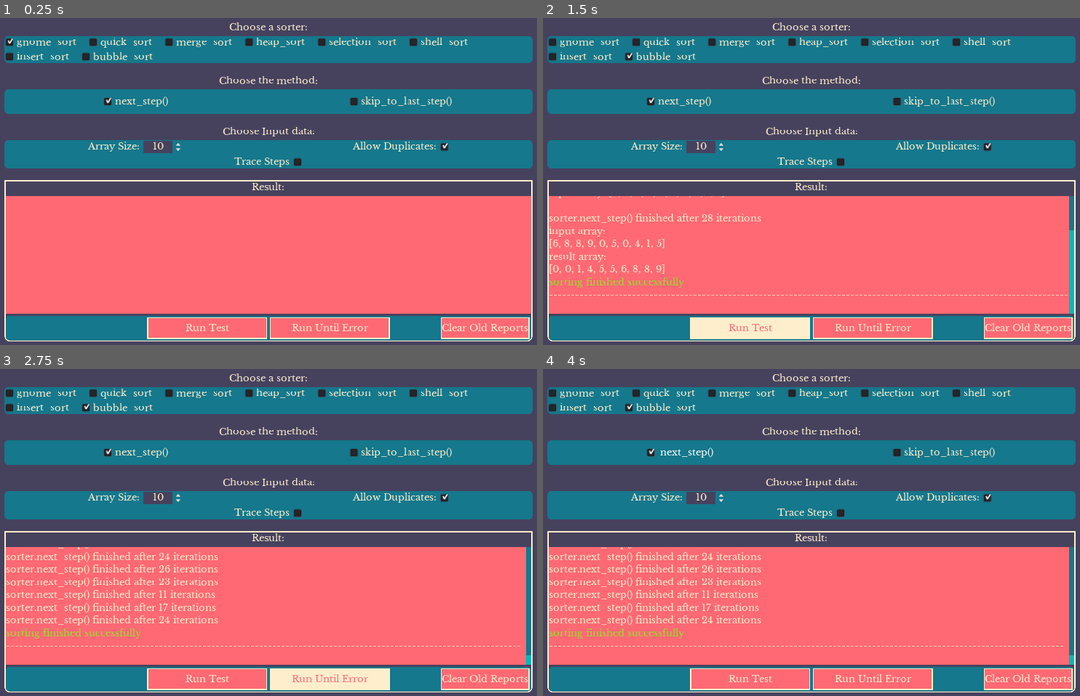
Above: before the commit, frames 1-4 (two rows, left to right).
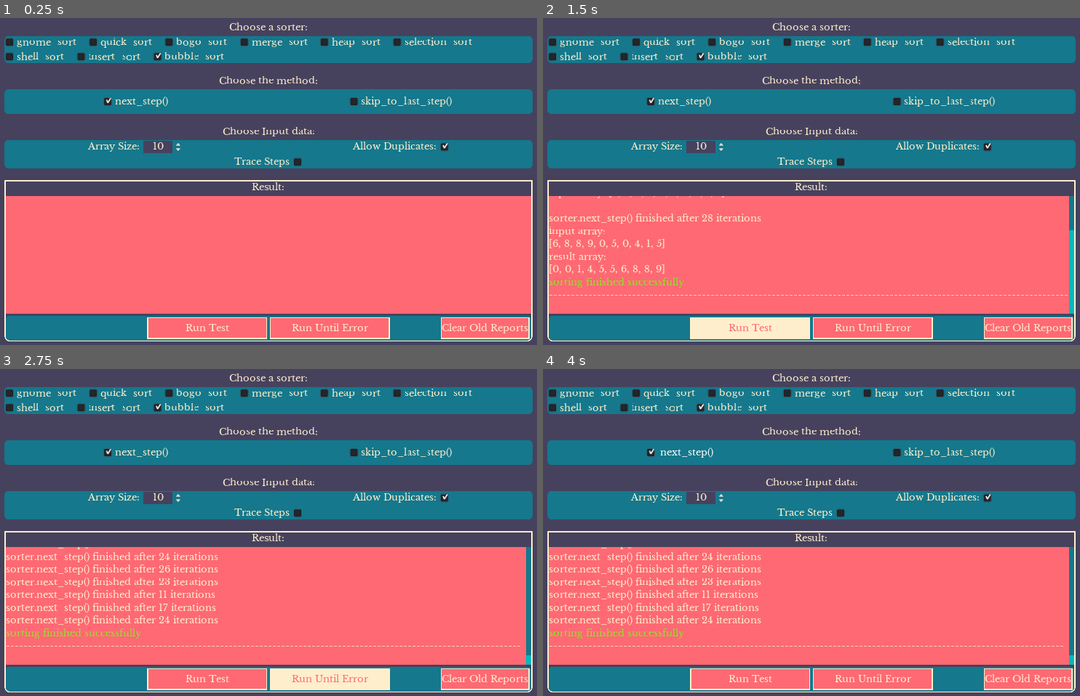
Above: after the commit, the same moments.

Repository: DissonantVoid/Godot-Sort-Visualizer
Game: Godot game, scene res://scenes/tests/algorithm_checker.tscn
The game is run twice, just before and just after one commit, with the same random seed, the same clock (stepped at 60 frames per second) and the same inputs. This scene is started directly instead of the project's main scene.
Inputs:
- Up to frame 1 (0.25 s): no input
- Up to frame 2 (1.5 s): click "bubble_sort" at 0.5 s; click "Run Test" at 1.25 s
- Up to frame 3 (2.75 s): click "Run Until Error" at 2 s
- Up to frame 4 (4 s): click "next_step()" at 2.75 s; click "next_step()" at 3.5 s

The runs differ from the first frame. In frame 1, 1.0% of the frame differs, in the area x 1-88%, y 6-14%; in frame 2, 1.0%; in frame 3, 1.0%; in frame 4, 1.0%.

Commit message:
added bogo sort
ah yes, a smooth relaxing experience after all the pain I've been through lol

Diff:
--- a/scenes/autoloads/utility.gd
+++ b/scenes/autoloads/utility.gd
@@ -50,7 +50,7 @@
 
 	# NOTE: only checks 1 depth (array of arrays), doesn't work on array of arrays of arrays and so on
 	var index_1d : int = 0
-	for i in range(0, subarr_idx):
+	for i in subarr_idx:
 		assert(arr[i] is Array, "array must contains arrays")
 		index_1d += arr[i].size()
 
--- /dev/null
+++ b/scenes/objects/sorters/sorter_bogo_sort.gd
@@ -0,0 +1,54 @@
+extends "res://scenes/objects/sorters/sorter.gd"
+
+# https://en.wikipedia.org/wiki/Bogosort
+# this is more of a joke if anything, we simply shuffle indexes randomly
+# and wish for a miracle. keep in mind that there is a non zero
+# possibility that a bogo sort will sort your array faster than any other
+# algorithm in existence
+#
+# time complexity: O(N * N!)
+
+
+# override
+func setup(data_size : int, priority_callback : FuncRef):
+	.setup(data_size, priority_callback)
+
+# NOTE: using any of the functions below in a large array (by large I mean bigger than 5 or so)
+#          will take so long to sort that the game window will stop responding
+
+# override
+func next_step() -> Dictionary:
+	# check if array is sorted
+	var is_sorted : bool = true
+	for i in range(1, _data_size):
+		if _priority_callback.call_func(i-1, i):
+			is_sorted = false
+			break
+
+	if is_sorted:
+		return {"done":true}
+
+	var idx1 : int = Utility.rng.randi_range(0, _data_size-1)
+	var idx2 : int = Utility.rng.randi_range(0, _data_size-2)
+	if idx2 >= idx1: idx2 += 1
+
+	return {"done":false, "action":SortAction.switch, "indexes":[idx1, idx2]}
+
+# override
+func skip_to_last_step() -> Array:
+	var indexes : Array
+	indexes.resize(_data_size)
+	for i in _data_size: indexes[i] = i
+
+	while true:
+		# check if array is sorted
+		var is_sorted : bool = true
+		for i in range(1, indexes.size()):
+			if _priority_callback.call_func(indexes[i-1], indexes[i]):
+				is_sorted = false
+				break
+
+		if is_sorted: break
+		indexes.shuffle()
+
+	return indexes
--- a/scenes/objects/sorters/sorter_bubble_sort.gd
+++ b/scenes/objects/sorters/sorter_bubble_sort.gd
@@ -44,7 +44,7 @@
 
 	while true:
 		var changed : bool = false
-		for i in range(0, _data_size-1):
+		for i in _data_size-1:
 			if _priority_callback.call_func(indexes[i], indexes[i+1]):
 				changed = true
 				Utility.swap(indexes, i, i+1)
--- a/scenes/tests/algorithm_checker.gd
+++ b/scenes/tests/algorithm_checker.gd
@@ -9,6 +9,7 @@
 onready var _run_util_err_btn : Button = $MarginContainer/VBoxContainer/InputOutput/VBoxContainer/Run/MarginContainer/HBoxContainer/RunUntilErr
 onready var _console : RichTextLabel = $MarginContainer/VBoxContainer/InputOutput/VBoxContainer/VBoxContainer/Console
 
+const _starting_sorter : String = "bubble_sort"
 var _selected_sorter_name : String
 var _use_next_step_func : bool = true
 var _array_size : int = 10
@@ -16,9 +17,9 @@
 var _trace_steps : bool = false
 
 const _max_printable_array_size : int = 30 # _current_input is printed to console as long as it's smaller than this
+const _continuous_test_max_loops : int = 100
 var _current_input : Array
 var _prev_report_end_idx_cache : int = -1
-const _continuous_test_max_loops : int = 100
 var _dash_char_width : float
 
 const _good_color : String = "#92e229"
@@ -39,9 +40,12 @@
 		box.connect("toggled", self, "_on_sorter_toggled", [box])
 		_sorters_container.add_child(box)
 
-	var first_sorter_box : CheckBox = _sorters_container.get_child(0)
-	first_sorter_box.set_pressed_no_signal(true)
-	_selected_sorter_name = first_sorter_box.text
+	# pick one sorter by default
+	_selected_sorter_name = _starting_sorter
+	for sorter_box in _sorters_container.get_children():
+		if sorter_box.text == _starting_sorter:
+			sorter_box.set_pressed_no_signal(true)
+			break
 
 	# connect methods
 	for method_box in _methods_container.get_children():
--- a/scenes/tests/algorithm_checker.tscn
+++ b/scenes/tests/algorithm_checker.tscn
@@ -147,7 +147,7 @@
 margin_right = 172.0
 margin_bottom = 23.0
 mouse_default_cursor_shape = 2
-min_value = 10.0
+min_value = 4.0
 max_value = 1000.0
 value = 10.0
 rounded = true
Not shown, changed: plan/plan.txt
